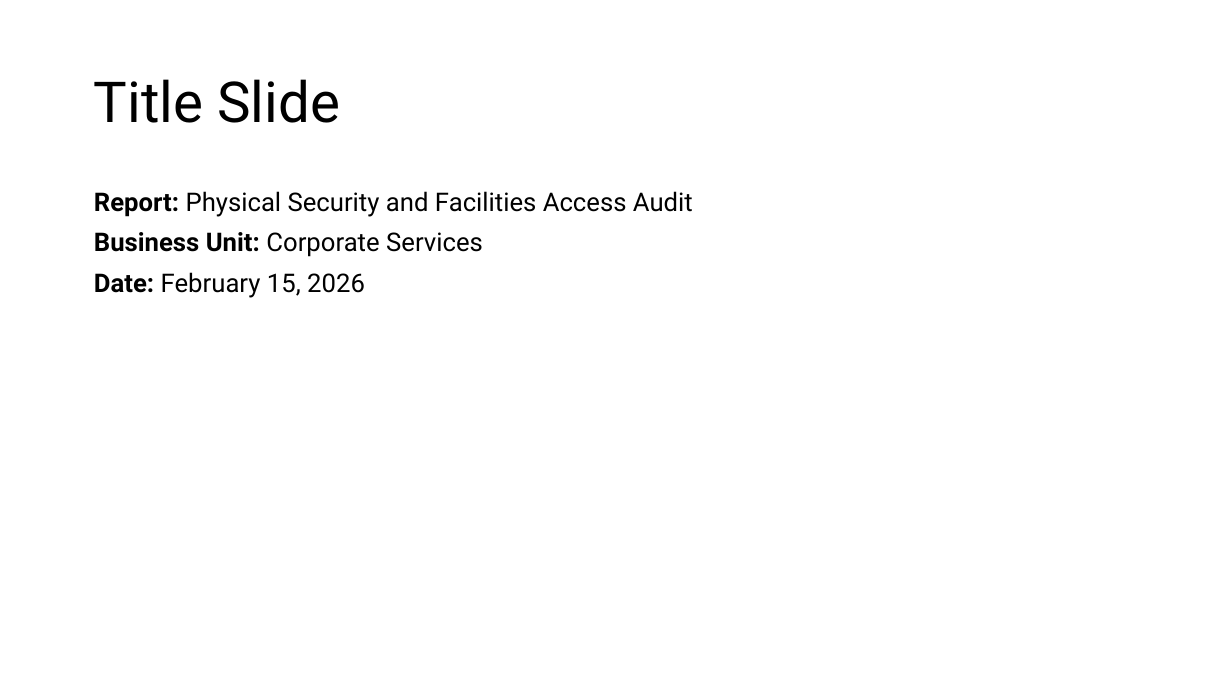
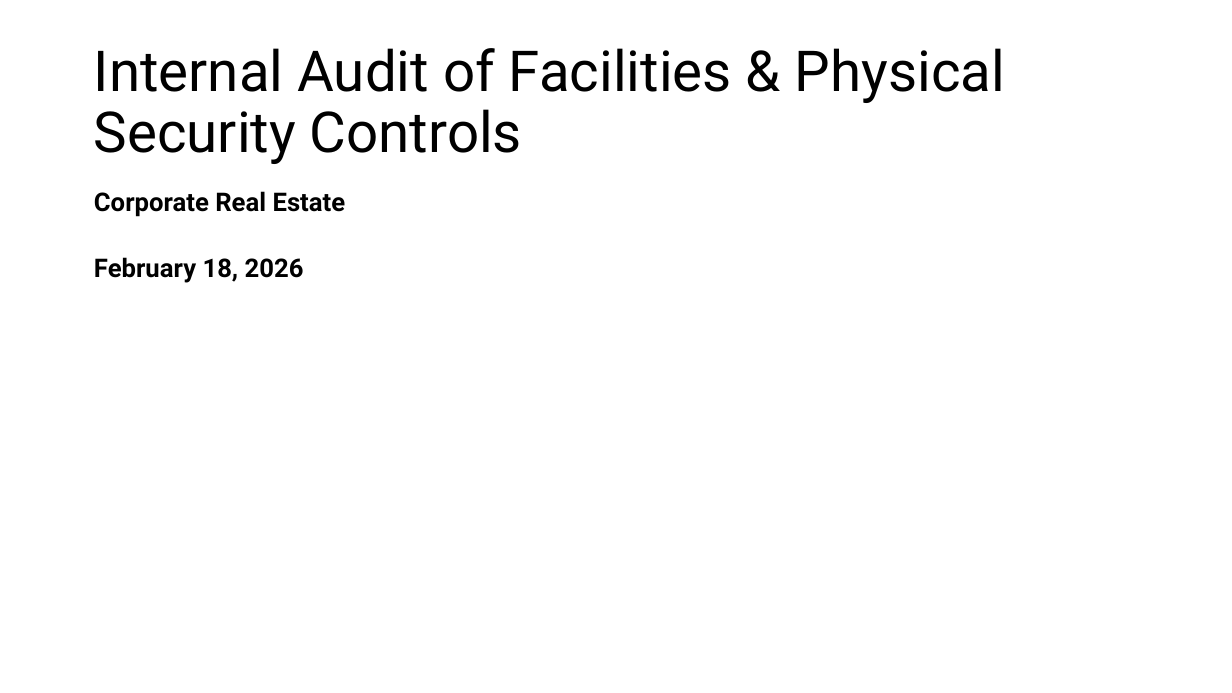
Before and after one commit to DenzDy/ia-report-bot-tools, a slide deck: slide 1 of generated_pptx/IA_Report_Facilities_Physical_Security.pptx. Drawn at 1232x693 pixels with LibreOffice and Linux fonts; fonts in the diff are those of the drawing. Boxes give left, top, right and bottom in pixels: in the first picture for what was removed or moved away, otherwise in the second. Text is boxed around its words. In the diff, an @@ line names an element or a change of style, - is before the commit and + after.

```diff
--- a/generated_pptx/IA_Report_Facilities_Physical_Security.pptx
+++ b/generated_pptx/IA_Report_Facilities_Physical_Security.pptx
@@ title at (94, 48, 1005, 164): text changed @@
-Title Slide
+Internal Audit of Facilities & Physical Security Controls
@@ text at (94, 191, 346, 283): text changed; bold on @@
-Report: Physical Security and Facilities Access Audit
-Business Unit: Corporate Services
-Date: February 15, 2026
+Corporate Real Estate
+February 18, 2026
```
Also in this commit, not shown: 5 other slides changed, 41 other files.
